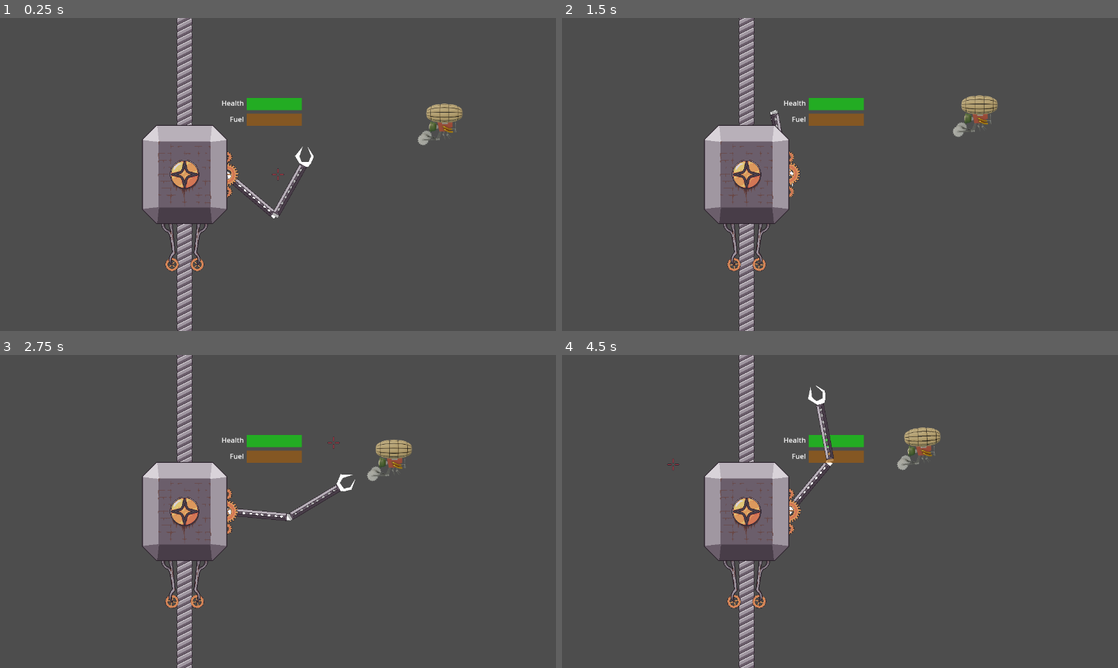
Above: before the commit, frames 1-4 (two rows, left to right).
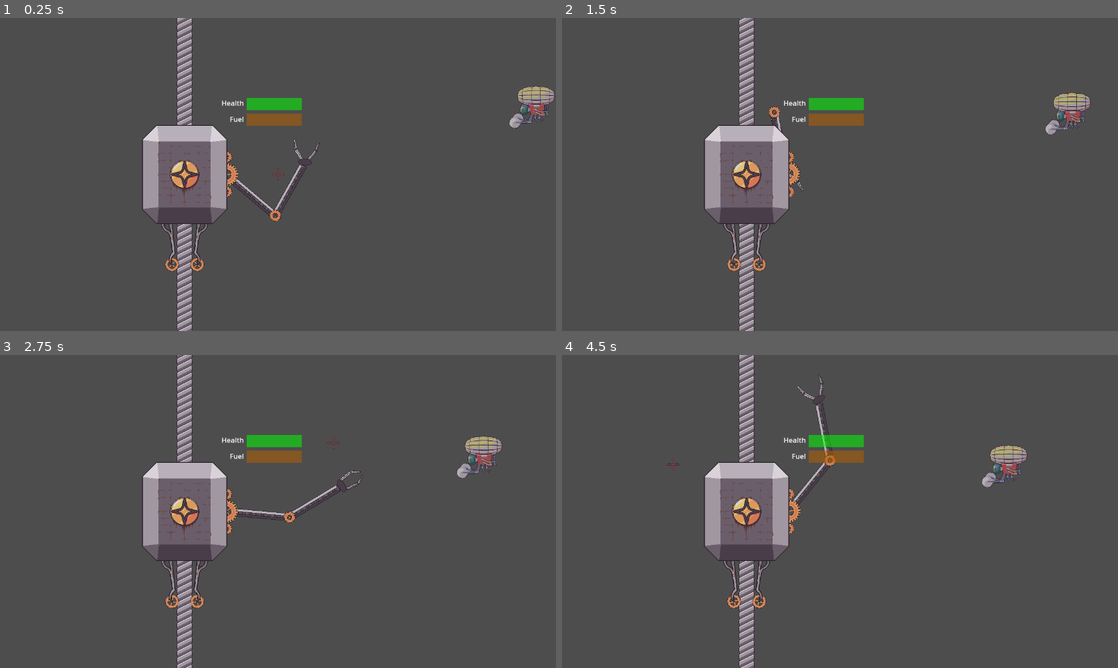
Above: after the commit, the same moments.

Repository: Popcornmotte/elevatorpitch
Game: Godot game, scene res://Scenes/World/test_scenes.tscn
Two runs of this game, one before a commit and one after it. Both use one fixed random seed, a clock stepped at 60 frames per second and the inputs below.
Inputs (mouse positions are in pixels of both pictures, inside the frame that each line leads up to):
- Up to frame 1 (0.25 s): no input
- Up to frame 2 (1.5 s): move the mouse to (962, 158) at 0.52 s; press the mouse at (962, 158) at 0.53 s; tap W (W) at 0.8, 1.35 s; move the mouse to (728, 190) at 1.27 s; release the mouse at (728, 190) at 1.28 s
- Up to frame 3 (2.75 s): click (166, 527) at 1.55 s; move the mouse to (333, 442) at 2.02 s; press the mouse at (333, 442) at 2.03 s; tap W (W) at 2.3 s
- Up to frame 4 (4.5 s): move the mouse to (812, 574) at 2.77 s; release the mouse at (812, 574) at 2.78 s; tap W (W) at 2.85, 3.8, 4.35 s; click (812, 574) at 3.05 s; move the mouse to (1006, 558) at 3.52 s; press the mouse at (1006, 558) at 3.53 s; move the mouse to (673, 464) at 4.27 s; release the mouse at (673, 464) at 4.28 s

The runs differ from the first frame. In frame 1, 1.3% of the frame differs, in the area x 40-100%, y 21-66%; in frame 2, 1.2%; in frame 3, 1.3%; in frame 4, 1.5%, in the area x 40-84%, y 6-58%.

Commit message:
throwable enemies

Diff:
--- a/Scenes/Objects/Enemies/drone_saw.tscn
+++ b/Scenes/Objects/Enemies/drone_saw.tscn
@@ -1,8 +1,9 @@
-[gd_scene load_steps=6 format=3 uid="uid://ddahiyydcisjm"]
+[gd_scene load_steps=7 format=3 uid="uid://ddahiyydcisjm"]
 
 [ext_resource type="Texture2D" uid="uid://cgv5jqlk7wv12" path="res://Assets/Sprites/Enemies/low_drone_palette_and_size_adjusted.png" id="1_gbsjc"]
 [ext_resource type="Script" path="res://Scripts/Enemies/genericMinion.gd" id="1_vlnaw"]
 [ext_resource type="Texture2D" uid="uid://ci3qbmylp6nql" path="res://Assets/Sprites/Enemies/low_drone_body_palette_and_size_adjusted.png" id="2_o1d24"]
+[ext_resource type="PackedScene" uid="uid://bu02lx654uo5r" path="res://Scenes/Objects/Enemies/weapons/saw.tscn" id="4_04cwc"]
 
 [sub_resource type="CapsuleShape2D" id="CapsuleShape2D_3d6d3"]
 radius = 19.0
@@ -12,8 +13,15 @@
 radius = 18.0
 height = 76.0
 
-[node name="DroneSaw" type="RigidBody2D"]
+[node name="DroneSaw" type="RigidBody2D" node_paths=PackedStringArray("weapon", "balloon", "balloonShape")]
+z_index = -1
+collision_layer = 3
+gravity_scale = 0.0
+angular_damp = 2.0
 script = ExtResource("1_vlnaw")
+weapon = NodePath("WeaponMount/Saw")
+balloon = NodePath("BalloonSprite")
+balloonShape = NodePath("BalloonShape")
 
 [node name="BalloonSprite" type="Sprite2D" parent="."]
 texture = ExtResource("1_gbsjc")
@@ -30,3 +38,7 @@
 position = Vector2(0, 5)
 rotation = 1.5708
 shape = SubResource("CapsuleShape2D_0tloo")
+
+[node name="WeaponMount" type="Marker2D" parent="."]
+
+[node name="Saw" parent="WeaponMount" instance=ExtResource("4_04cwc")]
--- a/Scenes/Objects/Enemies/projectileBullet.tscn
+++ b/Scenes/Objects/Enemies/projectileBullet.tscn
@@ -18,6 +18,7 @@
 }]
 
 [node name="projectileBullet" type="Area2D"]
+collision_layer = 16
 script = ExtResource("1_wprt0")
 
 [node name="CollisionShape2D" type="CollisionShape2D" parent="."]
--- a/Scenes/Objects/Enemies/weapons/saw.tscn
+++ b/Scenes/Objects/Enemies/weapons/saw.tscn
@@ -4,7 +4,7 @@
 [ext_resource type="Texture2D" uid="uid://dh61wse7l1kmc" path="res://Assets/Sprites/Enemies/low_drone_Saw.png" id="2_nqp57"]
 
 [sub_resource type="CircleShape2D" id="CircleShape2D_b4fv3"]
-radius = 38.0132
+radius = 29.0172
 
 [node name="Saw" type="Node2D"]
 script = ExtResource("1_4kwva")
@@ -15,6 +15,8 @@
 texture = ExtResource("2_nqp57")
 
 [node name="MeleeArea" type="Area2D" parent="."]
+collision_layer = 0
+collision_mask = 256
 
 [node name="CollisionShape2D" type="CollisionShape2D" parent="MeleeArea"]
 position = Vector2(-48, 29)
--- a/Scenes/Objects/elevator.tscn
+++ b/Scenes/Objects/elevator.tscn
@@ -22,6 +22,9 @@
 [sub_resource type="CapsuleShape2D" id="CapsuleShape2D_ohd1j"]
 radius = 96.0
 height = 256.0
+
+[sub_resource type="RectangleShape2D" id="RectangleShape2D_t4i8w"]
+size = Vector2(192, 224)
 
 [sub_resource type="CircleShape2D" id="CircleShape2D_kdskv"]
 radius = 40.0
@@ -102,6 +105,28 @@
 [sub_resource type="CircleShape2D" id="CircleShape2D_xb8wr"]
 radius = 13.3417
 
+[sub_resource type="SpriteFrames" id="SpriteFrames_4fprc"]
+animations = [{
+"frames": [{
+"duration": 1.0,
+"texture": ExtResource("4_hs0s2")
+}],
+"loop": true,
+"name": &"close",
+"speed": 5.0
+}, {
+"frames": [{
+"duration": 1.0,
+"texture": ExtResource("5_xhuq0")
+}],
+"loop": true,
+"name": &"open",
+"speed": 5.0
+}]
+
+[sub_resource type="CircleShape2D" id="CircleShape2D_e7x7n"]
+radius = 16.0
+
 [node name="Elevator" type="Node2D" node_paths=PackedStringArray("healthBar", "fuelBar")]
 script = ExtResource("1_gs4x1")
 healthBar = NodePath("HealthBar/Polygon2D")
@@ -146,6 +171,7 @@
 texture = ExtResource("3_lmxla")
 
 [node name="HullBody" type="StaticBody2D" parent="."]
+collision_layer = 257
 metadata/_edit_lock_ = true
 
 [node name="CollisionShape2D" type="CollisionShape2D" parent="HullBody"]
@@ -156,9 +182,11 @@
 texture = ExtResource("1_dtexf")
 
 [node name="DamageReceiver" type="Area2D" parent="HullBody"]
+collision_layer = 257
+collision_mask = 16
 
 [node name="CollisionShape2D2" type="CollisionShape2D" parent="HullBody/DamageReceiver"]
-shape = SubResource("CapsuleShape2D_ohd1j")
+shape = SubResource("RectangleShape2D_t4i8w")
 
 [node name="RightArmDeadzone" type="StaticBody2D" parent="."]
 position = Vector2(96, 0)
@@ -217,12 +245,10 @@
 position = Vector2(128, 0)
 rotation = 0.289078
 rest = Transform2D(0.930478, 0.366254, -0.366254, 0.930478, 128.007, 0.000183105)
-metadata/_local_pose_override_enabled_ = true
 
 [node name="Claw" type="AnimatableBody2D" parent="Skeleton2D/GearBone/UpperArmBone/LowerArmBone/ClawBone"]
-collision_layer = 2
+collision_layer = 0
 collision_mask = 0
-script = ExtResource("9_ltb0c")
 
 [node name="ClawSprite" type="AnimatedSprite2D" parent="Skeleton2D/GearBone/UpperArmBone/LowerArmBone/ClawBone/Claw"]
 position = Vector2(26, 3.8147e-06)
@@ -256,14 +282,14 @@
 trail_enabled = true
 
 [node name="EffectGear0" type="Sprite2D" parent="VisualEffects" node_paths=PackedStringArray("TargetGear")]
-z_index = -1
+z_index = 1
 position = Vector2(96, -40)
 texture = ExtResource("7_xkf6p")
 script = ExtResource("9_3heke")
 TargetGear = NodePath("../../PhysicalArm/UpperArm")
 
 [node name="EffectGear1" type="Sprite2D" parent="VisualEffects" node_paths=PackedStringArray("TargetGear")]
-z_index = -1
+z_index = 1
 position = Vector2(96, 40)
 texture = ExtResource("7_xkf6p")
 script = ExtResource("9_3heke")
@@ -301,6 +327,7 @@
 flip_v = true
 
 [node name="Polygon2D" type="Polygon2D" parent="PhysicalArm/UpperArm"]
+visible = false
 z_index = -1
 position = Vector2(1.4, -3.8)
 scale = Vector2(1.06667, 1.06667)
@@ -317,32 +344,50 @@
 shape = SubResource("CapsuleShape2D_haxlb")
 
 [node name="Polygon2D" type="Polygon2D" parent="PhysicalArm/UpperArm/LowerArm"]
+visible = false
 color = Color(0.698039, 0.698039, 0.698039, 1)
 polygon = PackedVector2Array(132, 7, 132, -7, -2, -7, -2, 7)
 
-[node name="Sprite2D2" type="Sprite2D" parent="PhysicalArm/UpperArm/LowerArm"]
-z_index = 1
+[node name="ArmSprite" type="Sprite2D" parent="PhysicalArm/UpperArm/LowerArm"]
 position = Vector2(68, 0)
 texture = ExtResource("3_2k2nk")
 flip_v = true
 
+[node name="GearJointSprite" type="Sprite2D" parent="PhysicalArm/UpperArm/LowerArm"]
+texture = ExtResource("7_xkf6p")
+
 [node name="PinJoint2D" type="PinJoint2D" parent="PhysicalArm/UpperArm/LowerArm"]
 node_a = NodePath("../..")
 node_b = NodePath("..")
 
 [node name="Claw" type="RigidBody2D" parent="PhysicalArm/UpperArm/LowerArm"]
 position = Vector2(138, 0)
+script = ExtResource("9_ltb0c")
 
 [node name="CollisionShape2D" type="CollisionShape2D" parent="PhysicalArm/UpperArm/LowerArm/Claw"]
 position = Vector2(6, 0)
 shape = SubResource("CircleShape2D_xb8wr")
 
 [node name="Polygon2D" type="Polygon2D" parent="PhysicalArm/UpperArm/LowerArm/Claw"]
+visible = false
 polygon = PackedVector2Array(-8, -8, -8, 8, 1, 14, 17, 19, 39, 2, 17, 13, 3, 8, 2, -8, 14, -14, 38, -8, 14, -24)
 
 [node name="PinJoint2D" type="PinJoint2D" parent="PhysicalArm/UpperArm/LowerArm/Claw"]
 node_a = NodePath("../..")
 node_b = NodePath("..")
+
+[node name="ClawSprite" type="AnimatedSprite2D" parent="PhysicalArm/UpperArm/LowerArm/Claw"]
+position = Vector2(26, 0)
+sprite_frames = SubResource("SpriteFrames_4fprc")
+animation = &"open"
+
+[node name="GrabArea" type="Area2D" parent="PhysicalArm/UpperArm/LowerArm/Claw"]
+position = Vector2(36, 0)
+collision_layer = 0
+collision_mask = 2
+
+[node name="CollisionShape2D" type="CollisionShape2D" parent="PhysicalArm/UpperArm/LowerArm/Claw/GrabArea"]
+shape = SubResource("CircleShape2D_e7x7n")
 
 [node name="HealthBar" type="Node2D" parent="."]
 position = Vector2(143, -162)
@@ -377,3 +422,5 @@
 scroll_active = false
 
 [connection signal="area_entered" from="HullBody/DamageReceiver" to="." method="on_area_entered"]
+[connection signal="body_entered" from="PhysicalArm/UpperArm/LowerArm/Claw/GrabArea" to="PhysicalArm/UpperArm/LowerArm/Claw" method="_on_grab_area_body_entered"]
+[connection signal="body_exited" from="PhysicalArm/UpperArm/LowerArm/Claw/GrabArea" to="PhysicalArm/UpperArm/LowerArm/Claw" method="_on_grab_area_body_exited"]
--- a/Scenes/World/test_scenes.tscn
+++ b/Scenes/World/test_scenes.tscn
@@ -1,12 +1,12 @@
 [gd_scene load_steps=3 format=3 uid="uid://dn314ddhclysm"]
 
 [ext_resource type="PackedScene" uid="uid://bjgjo60texco1" path="res://Scenes/Objects/elevator.tscn" id="1_kgkqi"]
-[ext_resource type="PackedScene" uid="uid://c2n3djnmvwdr5" path="res://Scenes/Objects/Enemies/low_drone.tscn" id="2_ax44s"]
+[ext_resource type="PackedScene" uid="uid://ddahiyydcisjm" path="res://Scenes/Objects/Enemies/drone_saw.tscn" id="2_qlvle"]
 
 [node name="TestScenes" type="Node2D"]
 
 [node name="Elevator" parent="." instance=ExtResource("1_kgkqi")]
 position = Vector2(425, 360)
 
-[node name="low_drone" parent="." instance=ExtResource("2_ax44s")]
-position = Vector2(1034, 251)
+[node name="DroneSaw" parent="." instance=ExtResource("2_qlvle")]
+position = Vector2(1244, 208)
--- /dev/null
+++ b/Scenes/global.tscn
@@ -0,0 +1,6 @@
+[gd_scene load_steps=2 format=3 uid="uid://c7vqav3qcip0"]
+
+[ext_resource type="Script" path="res://Scripts/Global.gd" id="1_ehqwt"]
+
+[node name="Global" type="Node"]
+script = ExtResource("1_ehqwt")
--- a/Scripts/Claw.gd
+++ b/Scripts/Claw.gd
@@ -1,15 +1,18 @@
-extends AnimatableBody2D
+extends RigidBody2D
 
+var grabbing = false
+var grabbable
 
 # Called when the node enters the scene tree for the first time.
 func _ready():
 	pass # Replace with function body.
 
 func grab():
+	if grabbable != null:
+		grabbing = true
+		grabbable.grab($GrabArea)
 	pass
 
-func release():
-	pass
 
 # Called every frame. 'delta' is the elapsed time since the previous frame.
 func _process(delta):
@@ -20,5 +23,20 @@
 
 	if(Input.is_action_just_pressed("Grab")):
 		grab()
+	if(Input.is_action_just_released("Grab")):
+		if grabbable != null:
+			grabbable.release(self.linear_velocity)
+			grabbable = null
+			grabbing = false
+	pass
 
-	pass
+
+func _on_grab_area_body_entered(body):
+	grabbable = body
+	pass # Replace with function body.
+
+
+func _on_grab_area_body_exited(body):
+	if(!grabbing):
+		grabbable = null
+	pass # Replace with function body.
--- a/Scripts/Elevator.gd
+++ b/Scripts/Elevator.gd
@@ -9,10 +9,17 @@
 @export var healthBar : Node2D
 @export var fuelBar : Node2D
 
+func _enter_tree():
+	Global.elevator = self
+
 # Called when the node enters the scene tree for the first time.
 func _ready():
 	pass # Replace with function body.
 
+func takeDamage(damage:int):
+	health -= damage
+	update_health()
+	pass
 
 func on_area_entered(area : Area2D):
 	if(area.damage != null):
--- a/Scripts/Enemies/genericMinion.gd
+++ b/Scripts/Enemies/genericMinion.gd
@@ -1,13 +1,67 @@
 extends RigidBody2D
 
-@export var ranged = false
-@export var weapon : PackedScene
+const POP = preload("res://Assets/Audio/sfx/pop.wav")
+
+@export var rangedBehavior = false
+@export var weapon : Weapon
+@export var maxSpeed = 50
+@export var balloon : Node2D
+@export var balloonShape : Node2D
+
+var popped = false
+var grabbed = false
+var clawArea : Node2D
+var speed : float
+var reload = 0.0
+var target : Vector2
 
 # Called when the node enters the scene tree for the first time.
 func _ready():
-	pass # Replace with function body.
+	chooseTarget()
+	pass
 
+func chooseTarget():
+	target = Global.elevator.global_position + Vector2(randi_range(-90,90),randi_range(-90,90))
+
+#called by the claw when grabbed. Will effectivly destory this minion
+#so it can be used as a throwable
+func grab(clawA):
+	gravity_scale = 0
+	clawArea = clawA
+	grabbed = true
+	set_collision_layer_value(1,false)
+	set_collision_mask_value(1,false)
+	if !popped:
+		Audio.playSfx(POP)
+		popped = true
+		balloon.queue_free()
+		balloonShape.queue_free()
+
+	pass
+func release(linVel):
+	grabbed = false
+	linear_velocity = linVel
+	set_collision_layer_value(1,false)
+	set_collision_mask_value(1,false)
+	gravity_scale = 1
+
+func move(delta) -> bool:
+	if(!popped && !weapon.checkMeleeHit()):
+		angular_velocity = -rotation * 10 * delta
+		var direction = global_position.direction_to(target).normalized()
+		speed = lerpf(linear_velocity.length(),maxSpeed,0.5)
+		linear_velocity = direction * speed
+		return true
+	if(grabbed):
+		global_position = clawArea.global_position
+		return false
+	return false
 
 # Called every frame. 'delta' is the elapsed time since the previous frame.
 func _process(delta):
-	pass
+	if(reload>0):reload-=delta
+	move(delta)
+	if(weapon.checkMeleeHit()):
+		if (reload<=0):
+			Global.elevator.takeDamage(weapon.damage)
+			reload = weapon.reloadTime
--- a/Scripts/Enemies/weapon.gd
+++ b/Scripts/Enemies/weapon.gd
@@ -21,7 +21,7 @@
 func fire():
 	var projectileInstance = projectile.instantiate()
 	get_tree().root.add_child(projectileInstance)
-	projectileInstance.get_child(0).velocity = get_parent().linear_velocity + trajectory * projectileSpeed
+	projectileInstance.velocity = get_parent().linear_velocity + trajectory * projectileSpeed
 	projectileInstance.position = global_position
 
 
--- /dev/null
+++ b/Scripts/Global.gd
@@ -0,0 +1,7 @@
+extends Node
+
+#Put here all variables that make sense to be globally accessible
+
+
+#the elevator will assign itself to this variable
+var elevator : Node2D
--- a/project.godot
+++ b/project.godot
@@ -19,6 +19,7 @@
 [autoload]
 
 Audio="*res://Scenes/audio.tscn"
+Global="*res://Scenes/global.tscn"
 
 [display]
 
Not shown, added: Assets/Audio/sfx/pop.wav.import
Not shown: 1 places in Scenes/Objects/elevator.tscn that only renumber resources
Not shown, added: Assets/Audio/sfx/pop.wav
